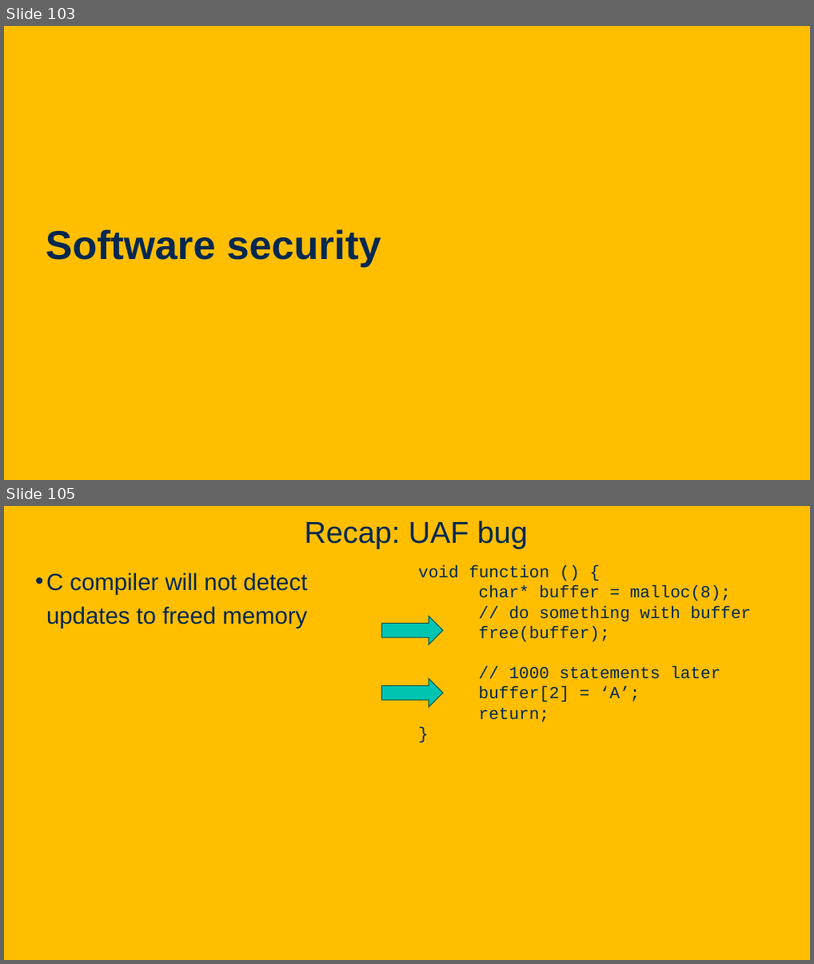
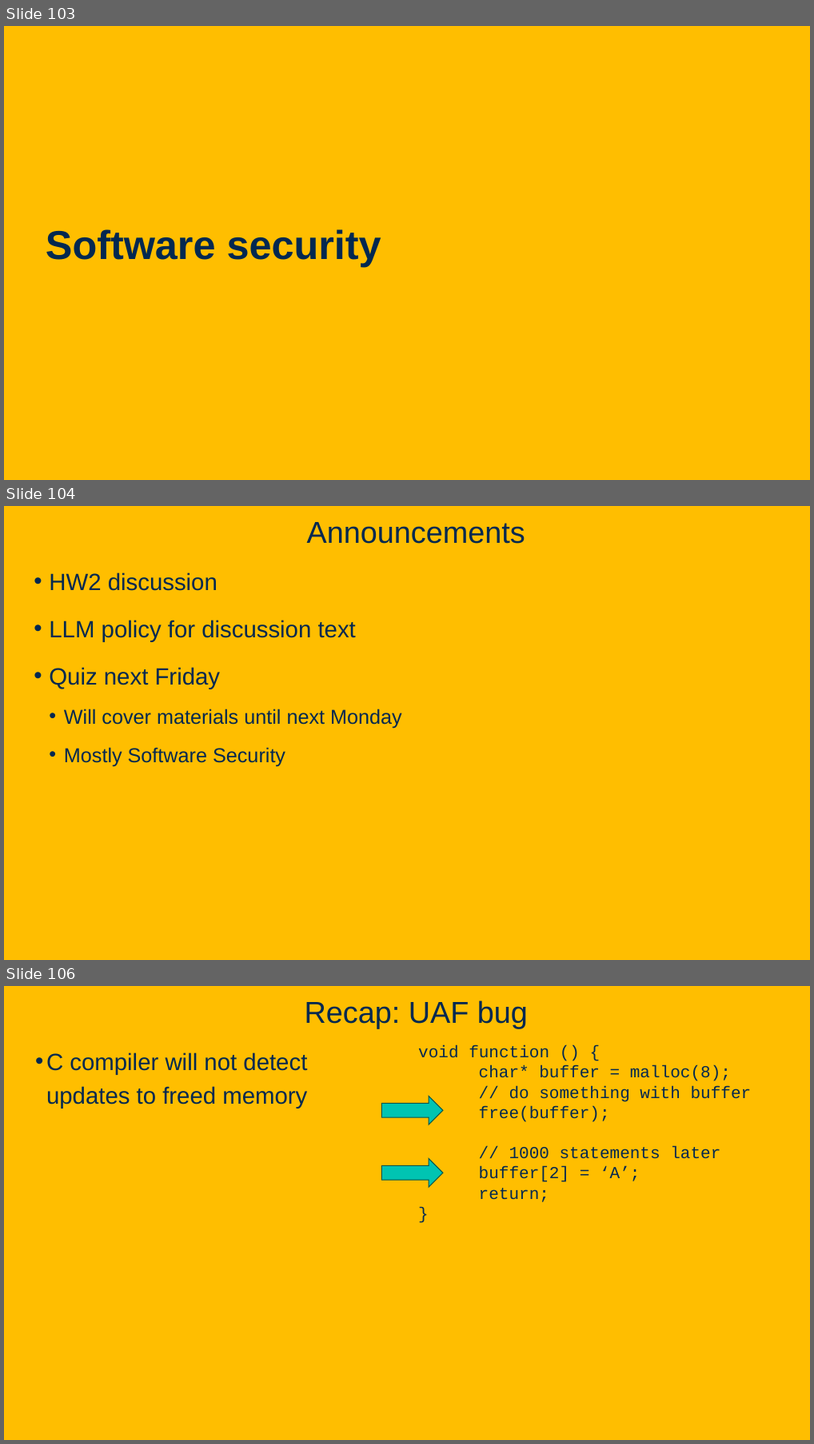
Before and after one commit to davsec-teaching/ecs160-f25, a slide deck: slides/9_software_security.pptx. Shown one above the other, each under a label of ours: slides 103 and 105 before the commit, slides 103, 104 and 106 after it; the slides between them are not shown. The pictures are 814x964 and 814x1444 pixels, drawn with LibreOffice and Linux fonts; fonts in the diff are those of the drawing; background and template pictures are left out. Boxes give left, top, right and bottom in pixels: in the first picture for what was removed or moved away, otherwise in the second. Text is boxed around its words. In the diff, an @@ line names an element or a change of style, - is before the commit and + after.

```diff
--- a/slides/9_software_security.pptx
+++ b/slides/9_software_security.pptx
@@ slide 104 added at [4, 506, 810, 960], background picture (left out) @@
@@ title added at [307, 522, 526, 544], 36 pt, text #022850 @@
+Announcements
@@ text added at [49, 572, 402, 766], 24 pt, text #022850 @@
+• HW2 discussion
+• LLM policy for discussion text
+• Quiz next Friday
+  • Will cover materials until next Monday
+  • Mostly Software Security
@@ what was slide 105 is now slide 106 @@
```
Also in this commit, not shown: 3 slides changed.
